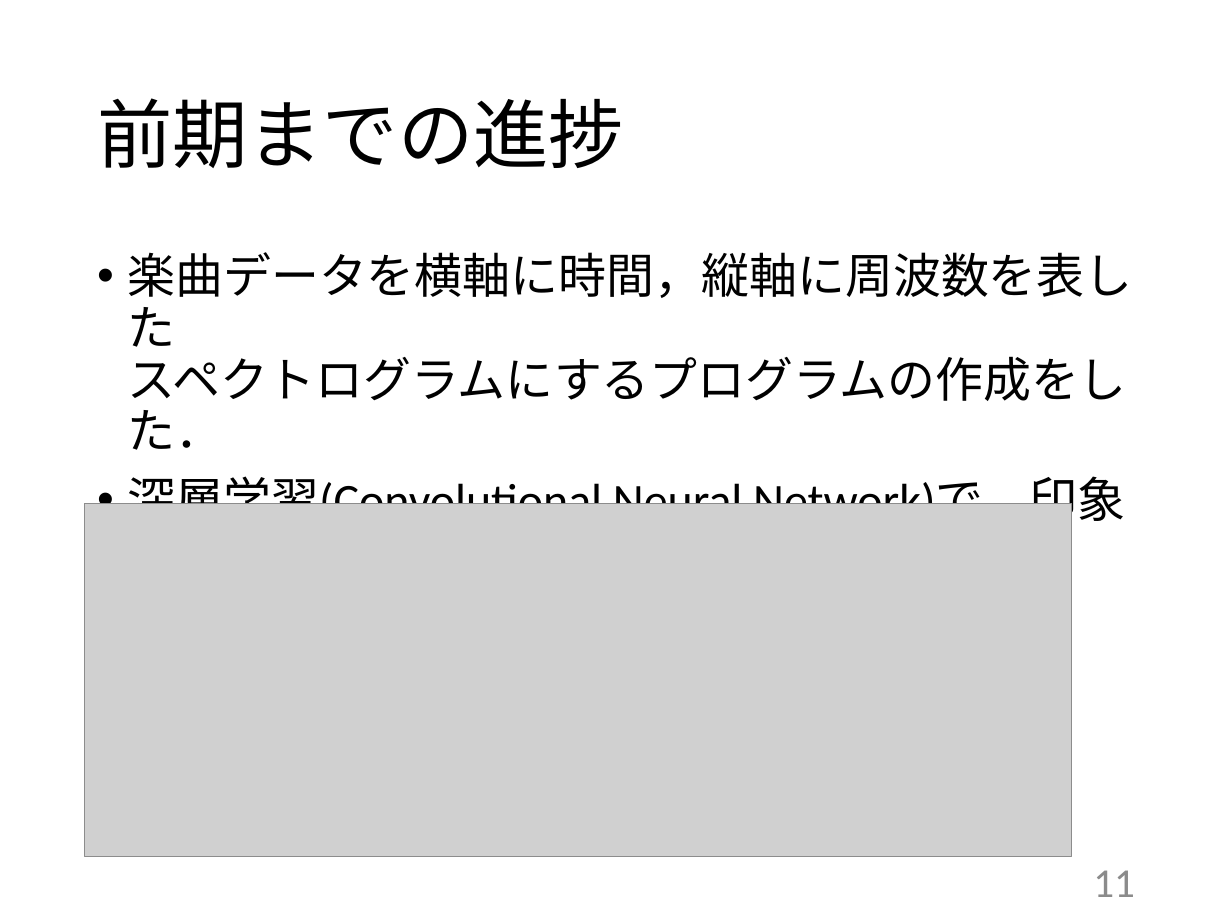
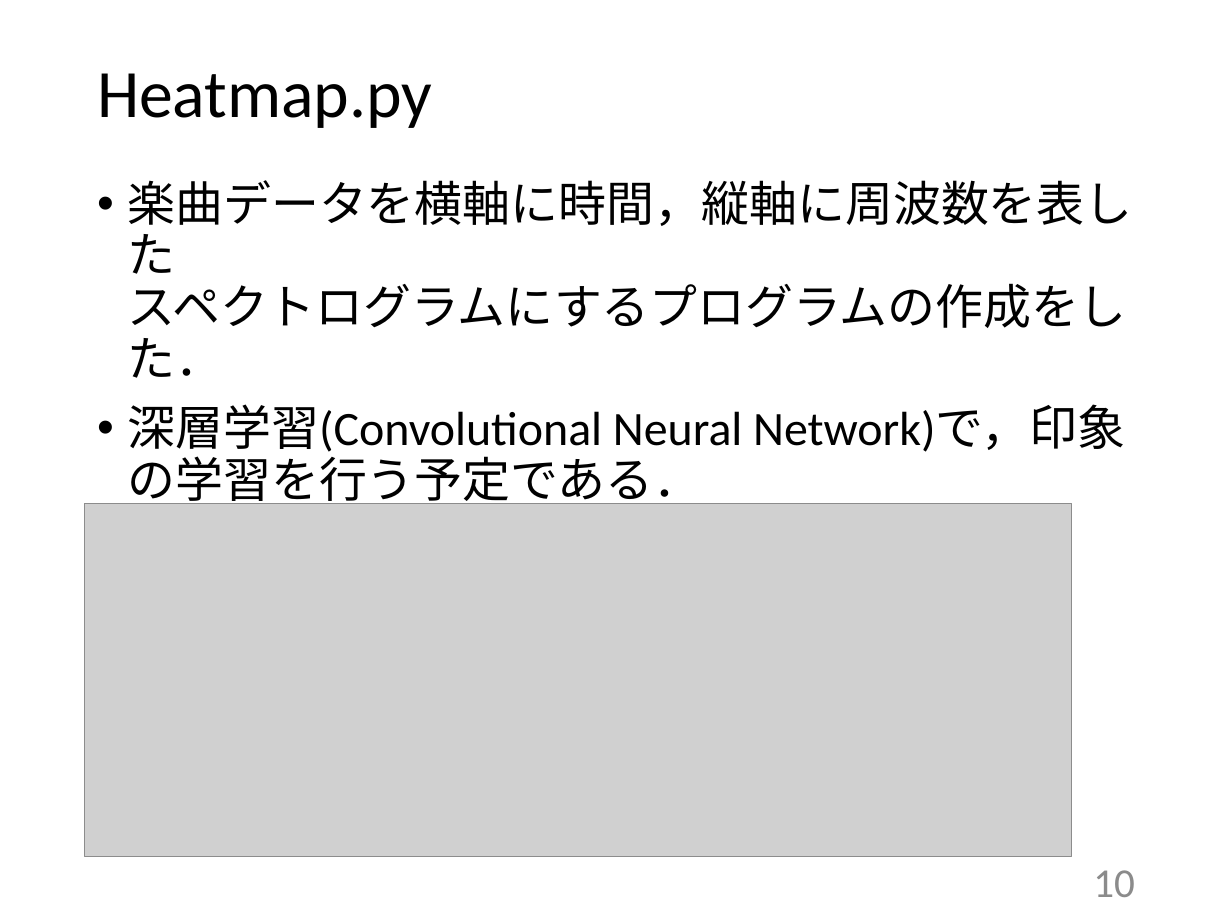
Before and after one commit to kait-takanolab/1821144-yoshii-thesis, a slide deck: slide 10 of 発表用スライド/1821144_yoshii_thesis_ver2.pptx (slide 11 before the commit). Drawn at 1232x924 pixels with LibreOffice and Linux fonts; fonts in the diff are those of the drawing; grey boxes stand for pictures. Boxes give left, top, right and bottom in pixels: in the first picture for what was removed or moved away, otherwise in the second. Text is boxed around its words. In the diff, an @@ line names an element or a change of style, - is before the commit and + after.

```diff
--- a/発表用スライド/1821144_yoshii_thesis_ver2.pptx
+++ b/発表用スライド/1821144_yoshii_thesis_ver2.pptx
@@ title at [97,73,432,128]: text changed; size 44 to 39.6 pt @@
-前期までの進捗
+Heatmap.py
@@ text "楽曲データを横軸に時間，縦軸に周波数を表した スペクトログラムにするプログラムの作成をした．" rewrapped from [128,252,1133,529] to [128,180,1133,508] @@
@@ page number at [1093,870,1135,897]: text changed @@
-11
+10
```
Also in this commit, not shown: 2 other slides changed, 2 slides added, 1 slide removed, 4 other files.
